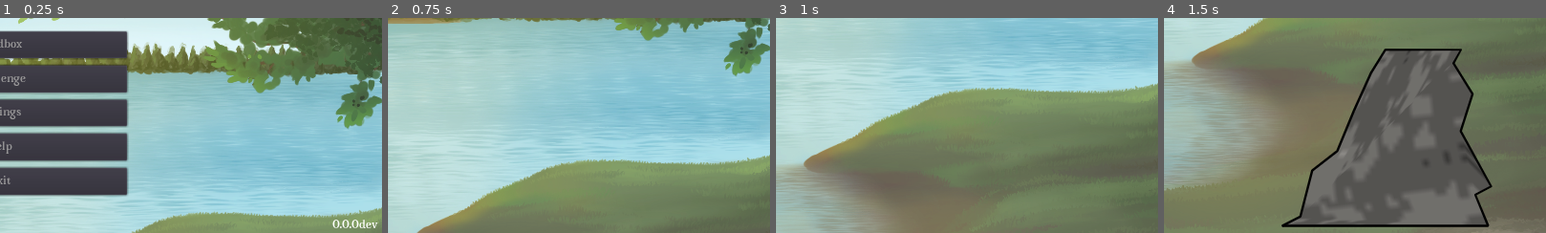
Above: before the commit, frames 1-4 (left to right).
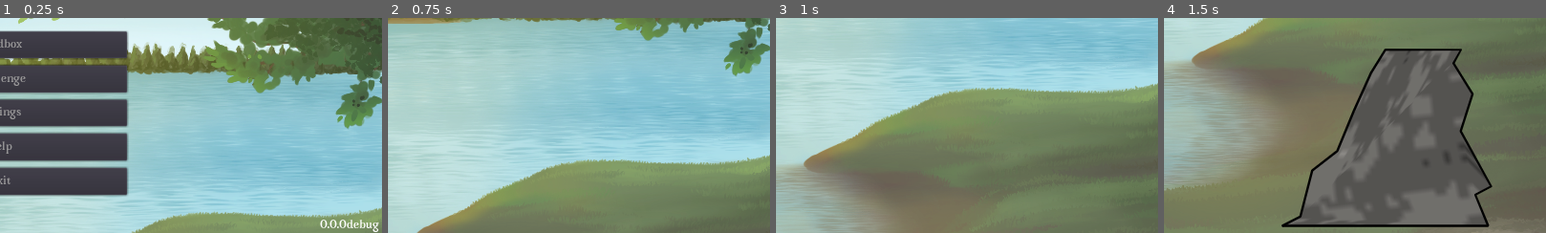
Above: after the commit, the same moments.

Repository: ebrahimebrahim/knock-the-rock
Game: Godot game, scene res://MenuScreen.tscn
Same seed, same stepped clock (60 frames per second), same inputs: the game is played once before the commit and once after it. Sound files missing from this copy of the repository are replaced by a short silence.
Inputs (mouse positions are % of the whole screen's width and height, from its top left):
- Up to frame 1 (0.25 s): no input
- Up to frame 2 (0.75 s): click "Sandbox" at 0.5 s
- Up to frame 3 (1 s): no input
- Up to frame 4 (1.5 s): move the mouse to (45, 70) at 1.27 s; press the mouse at (45, 70) at 1.28 s
The pictures show only the part of the screen within x 50-100%, y 50-100%; the shares and areas given below are measured in that part.

The runs differ from the first frame. In frame 1, 0.4% of the frame differs, in the area x 83-100%, y 93-100%; in frame 2, nothing differs; in frame 3, nothing differs; in frame 4, nothing differs.

Commit message:
restructure version string creating code
It doesn't actually read the commit hash yet, but
the scaffolding is in place to generate version strings

Diff:
--- a/ktr/Globals.gd
+++ b/ktr/Globals.gd
@@ -1,6 +1,12 @@
 extends Node
 
-const version = "0.0.0dev"
+func get_version_info():
+	var commit_hash = "" # TODO: Read file containing commit hash. If it's not there, make it empty string.
+	return {
+		"version_number" : "0.0.0",
+		"dev_or_release" : "release",
+		"commit_hash" : commit_hash,
+	}
 
 var total_rocks_given : int
 var corner_menu_hidden_by_default : bool
--- a/ktr/MenuScreen.gd
+++ b/ktr/MenuScreen.gd
@@ -101,7 +101,7 @@
 
 
 func setup_ui_labels():
-	$MarginContainer/VersionLabel.text = Globals.version
+	$MarginContainer/VersionLabel.text = Strings.version_string()
 	$LogoZone/Logo/Title.text = Strings.ui_label("ktr title")
 	$MenuZone/Menu/SdbxButton.text = Strings.ui_label("sandbox btn")
 	$MenuZone/Menu/ChlgButton.text = Strings.ui_label("challenge btn")
--- a/ktr/Strings.gd
+++ b/ktr/Strings.gd
@@ -115,6 +115,24 @@
 }
 
 
+func version_string() -> String:
+	var version_info = Globals.get_version_info()
+
+	# If the commit hash is an empty string, then we did not use the build script,
+	# This puts "debug" on the version string
+	if version_info["commit_hash"] == "":
+		return version_info["version_number"] + "debug"
+
+	# Now assuming the build script was used,
+	# we display the commit hash if it's "dev" and we don't if it's "release"
+	elif version_info["dev_or_release"] == "dev":
+		return version_info["version_number"] + "dev" + version_info["commit_hash"]
+	elif version_info["dev_or_release"] == "release":
+		return version_info["version_number"]
+	else:
+		push_error("Strings.gd: Error generating version string.")
+		return "[version string error]"
+
 
 func rocks_knocked(s):
 	return _rocks_knocked[lang] + ": " + str(s)
